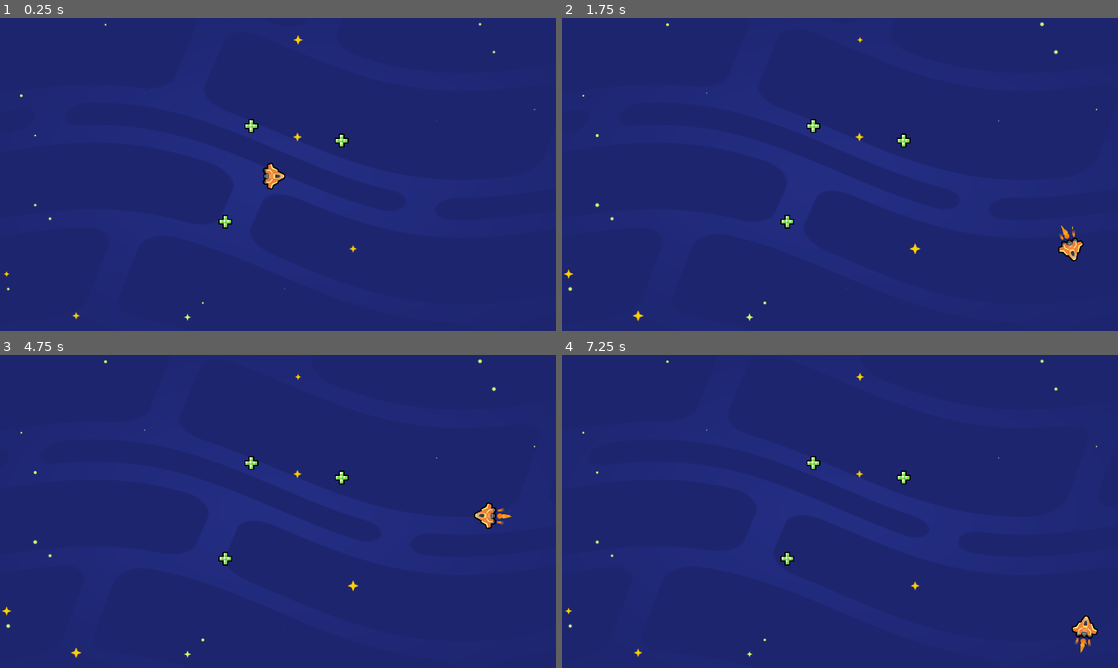
Above: before the commit, frames 1-4 (two rows, left to right).
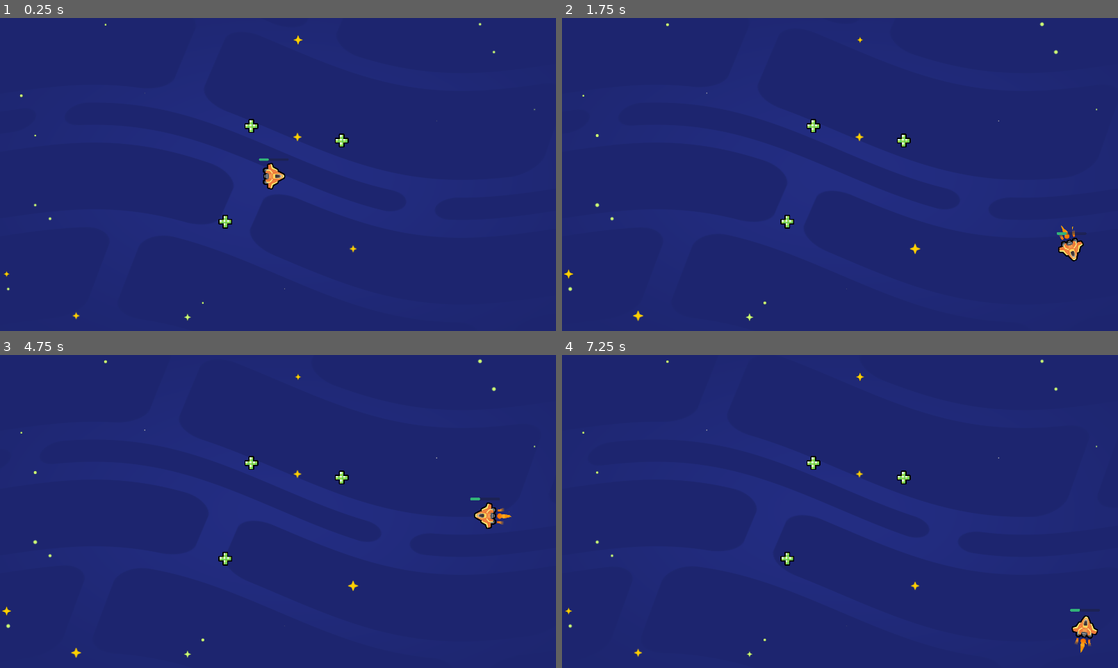
Above: after the commit, the same moments.

Repository: raweggyolk/2d-GameDev-Course
Game: Godot game, scene res://lessons/space_level.tscn
Two runs of this game, one before a commit and one after it. Both use one fixed random seed, a clock stepped at 60 frames per second and the inputs below.
Inputs:
- Up to frame 1 (0.25 s): no input
- Up to frame 2 (1.75 s): hold D (move_right) 0.53-1.28 s; hold S (move_down) from 1.28 s (still down)
- Up to frame 3 (4.75 s): release S (move_down) at 2.03 s; hold D (move_right) 2.03-2.78 s; hold W (move_up) 2.78-3.53 s; tap Enter at 3.5 s; hold A (move_left) from 3.53 s (still down)
- Up to frame 4 (7.25 s): release A (move_left) at 5.03 s; hold S (move_down) 5.03-5.78 s; hold D (move_right) 5.78-6.53 s; tap Space at 6.5 s; hold W (move_up) from 6.53 s (still down)

The runs differ from the first frame. In frame 1, less than 0.1% of the frame differs, in the area x 46-52%, y 44-46%; in frame 2, less than 0.1%; in frame 3, less than 0.1%; in frame 4, less than 0.1%, in the area x 91-97%, y 81-82%.

Commit message:
L4. Add The Health Bar

Diff:
--- a/05.loot_it_all_workbook/lessons/ship.gd
+++ b/05.loot_it_all_workbook/lessons/ship.gd
@@ -20,4 +20,4 @@
 	position += velocity * delta
 
 	if velocity.length() > 0.0:
-		rotation = velocity.angle()
+		get_node("Sprite2D").rotation = velocity.angle()
--- a/05.loot_it_all_workbook/lessons/ship.tscn
+++ b/05.loot_it_all_workbook/lessons/ship.tscn
@@ -7,6 +7,13 @@
 
 [sub_resource type="CircleShape2D" id="CircleShape2D_8q16k"]
 radius = 47.0
+
+[sub_resource type="StyleBoxFlat" id="StyleBoxFlat_jciek"]
+bg_color = Color(0.196078, 0.701961, 0.470588, 1)
+corner_radius_top_left = 4
+corner_radius_top_right = 4
+corner_radius_bottom_right = 4
+corner_radius_bottom_left = 4
 
 [node name="Ship" type="Area2D"]
 script = ExtResource("4_p1sls")
@@ -28,3 +35,19 @@
 
 [node name="CollisionShape2D" type="CollisionShape2D" parent="."]
 shape = SubResource("CircleShape2D_8q16k")
+
+[node name="UI" type="Control" parent="."]
+layout_mode = 3
+anchors_preset = 0
+offset_right = 40.0
+offset_bottom = 40.0
+
+[node name="HealthBar" type="ProgressBar" parent="UI"]
+layout_mode = 0
+offset_left = -52.0
+offset_top = -62.0
+offset_right = 51.0
+offset_bottom = -53.0
+theme_override_styles/fill = SubResource("StyleBoxFlat_jciek")
+value = 33.46
+show_percentage = false
Not shown: 1 places in 05.loot_it_all_workbook/lessons/ship.tscn that only renumber resources
